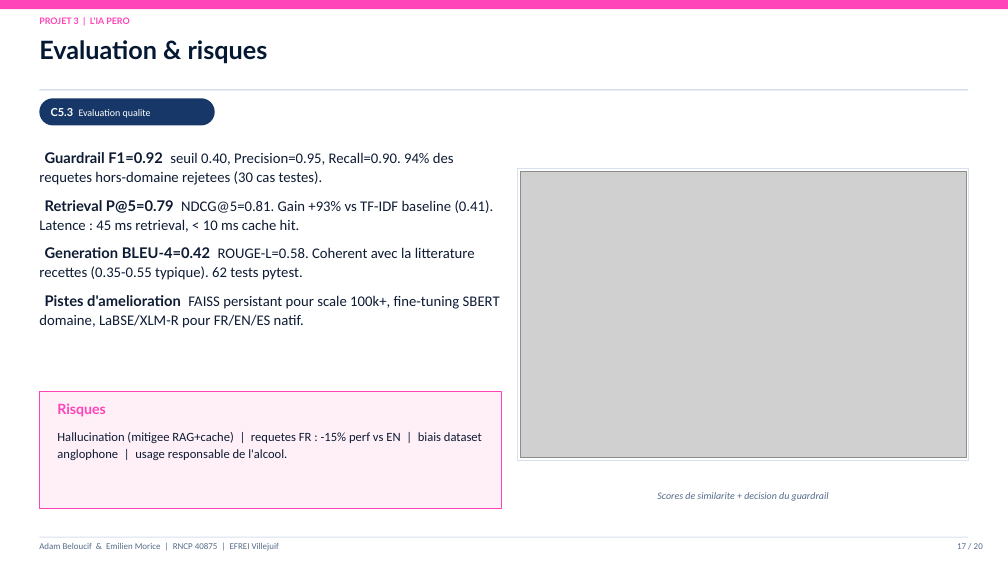
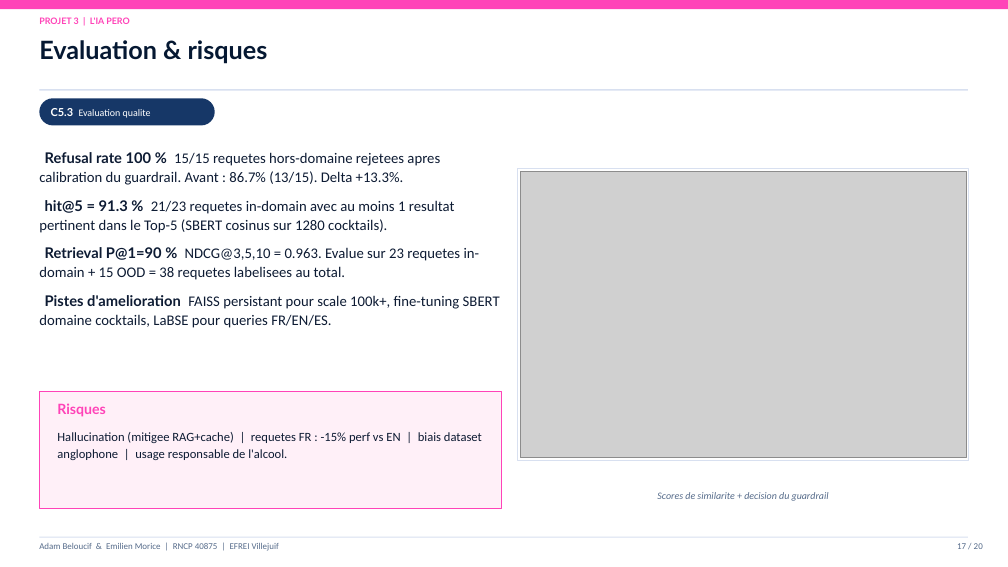
Before and after one commit to Adam-Blf/Soutenance-M1, a slide deck: slide 17 of Soutenance_Bloc1-2_Adam_Emilien.pptx. Drawn at 1008x567 pixels with LibreOffice and Linux fonts; fonts in the diff are those of the drawing; grey boxes stand for pictures. Boxes give left, top, right and bottom in pixels: in the first picture for what was removed or moved away, otherwise in the second. Text is boxed around its words. In the diff, an @@ line names an element or a change of style, - is before the commit and + after.

Commit message:
fix: jury info + data corrections (GPT-2, JSON cache, guardrail 0.40, 1280 cocktails) (#8)
* fix: correct cocktail count 483 (dedup), guardrail 0.40, GPT-2 not Gemini

* fix: add jury info (Jury5 K006 2jul 9h) + correct GPT-2/JSON/0.40 in build_pptx

```diff
--- a/Soutenance_Bloc1-2_Adam_Emilien.pptx
+++ b/Soutenance_Bloc1-2_Adam_Emilien.pptx
@@ text at <box>39,152,500,328</box>: text changed @@
-Guardrail F1=0.92 seuil 0.40, Precision=0.95, Recall=0.90. 94% des requetes hors-domaine rejetees (30 cas testes).
-Retrieval P@5=0.79 NDCG@5=0.81. Gain +93% vs TF-IDF baseline (0.41). Latence : 45 ms retrieval, < 10 ms cache hit.
-Generation BLEU-4=0.42 ROUGE-L=0.58. Coherent avec la litterature recettes (0.35-0.55 typique). 62 tests pytest.
-Pistes d'amelioration FAISS persistant pour scale 100k+, fine-tuning SBERT domaine, LaBSE/XLM-R pour FR/EN/ES natif.
+Refusal rate 100 % 15/15 requetes hors-domaine rejetees apres calibration du guardrail. Avant : 86.7% (13/15). Delta +13.3%.
+hit@5 = 91.3 % 21/23 requetes in-domain avec au moins 1 resultat pertinent dans le Top-5 (SBERT cosinus sur 1280 cocktails).
+Retrieval P@1=90 % NDCG@3,5,10 = 0.963. Evalue sur 23 requetes in-domain + 15 OOD = 38 requetes labelisees au total.
+Pistes d'amelioration FAISS persistant pour scale 100k+, fine-tuning SBERT domaine cocktails, LaBSE pour queries FR/EN/ES.
```
Also in this commit, not shown: 7 other slides changed, 1 other file.
